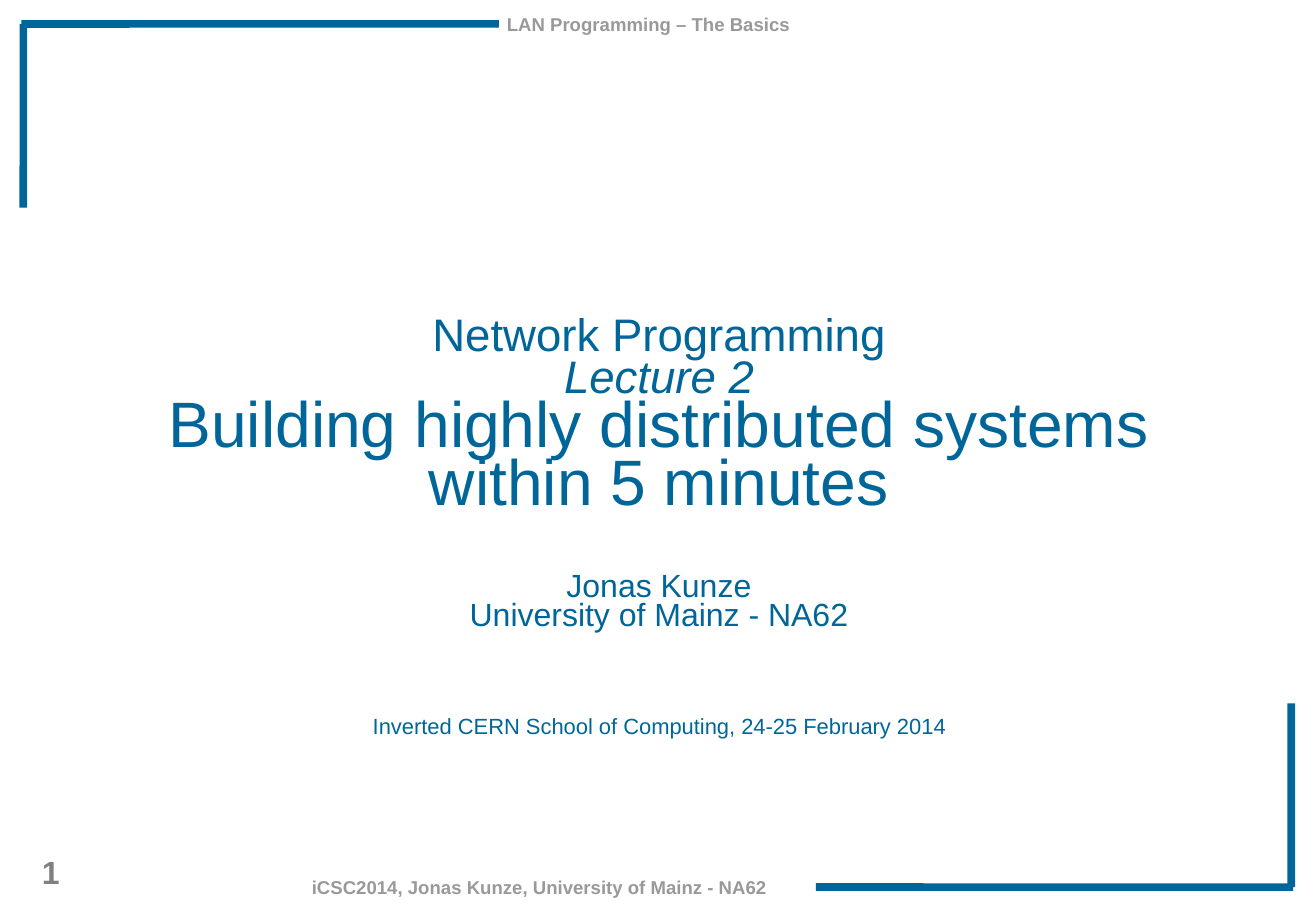
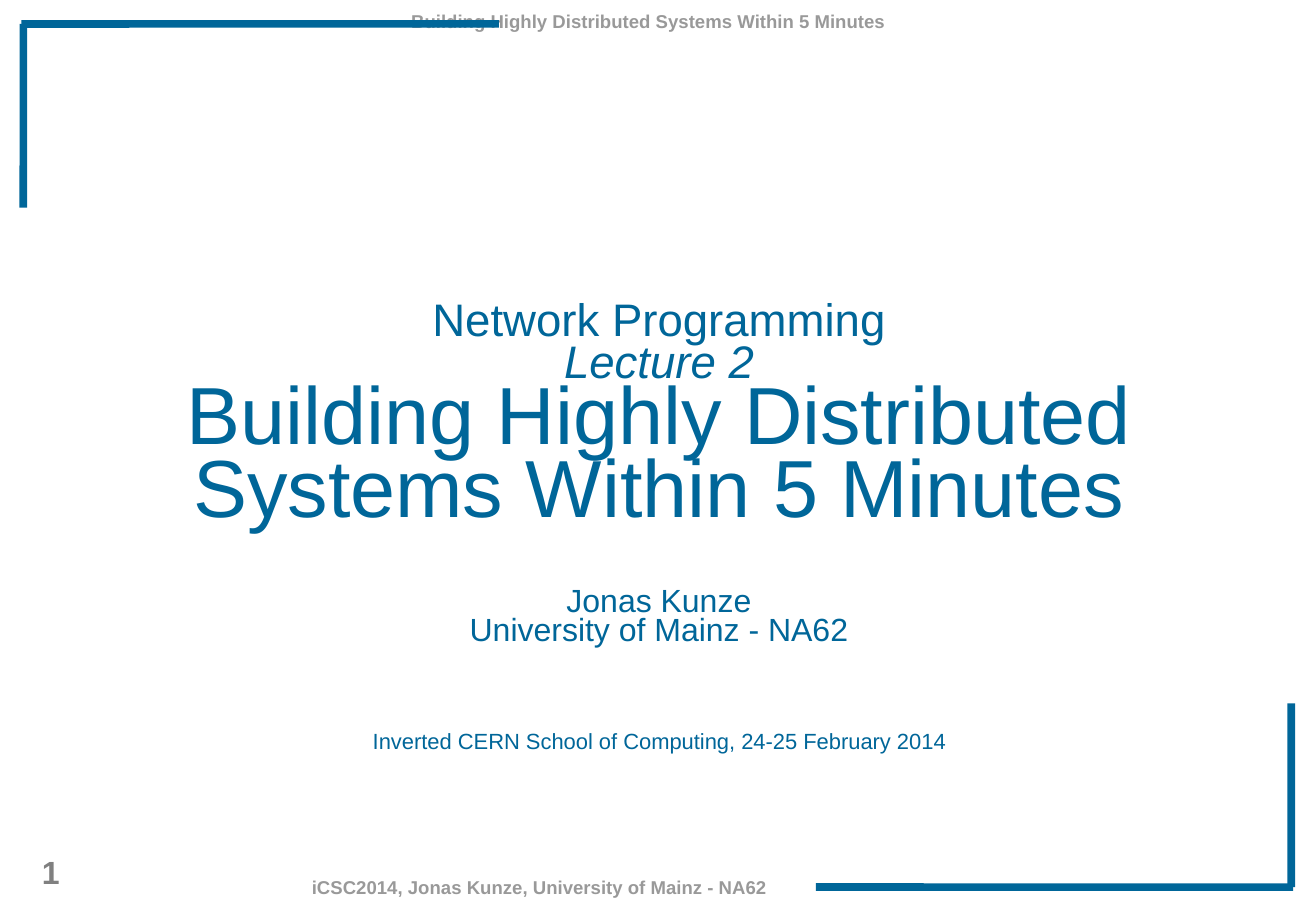
Before and after one commit to JonasKunze/icsc2014, a slide deck: slide 1 of iCSC-2014-Network-Libraries.odp. Drawn at 1316x911 pixels with LibreOffice and Linux fonts; fonts in the diff are those of the drawing; background and template pictures are left out. Boxes give left, top, right and bottom in pixels: in the first picture for what was removed or moved away, otherwise in the second. Text is boxed around its words. In the diff, an @@ line names an element or a change of style, - is before the commit and + after.

```diff
--- a/iCSC-2014-Network-Libraries.odp
+++ b/iCSC-2014-Network-Libraries.odp
@@ text at [411, 14, 885, 33]: text changed @@
-LAN Programming – The Basics
+Building Highly Distributed Systems Within 5 Minutes
@@ text at [186, 385, 1131, 531]: text changed; size 38 to 48 pt @@
-Building highly distributed systems within 5 minutes
+Building Highly Distributed Systems Within 5 Minutes
```
Also in this commit, not shown: 32 other slides changed, 6 slides added, 14 slides removed, 30 other files.
